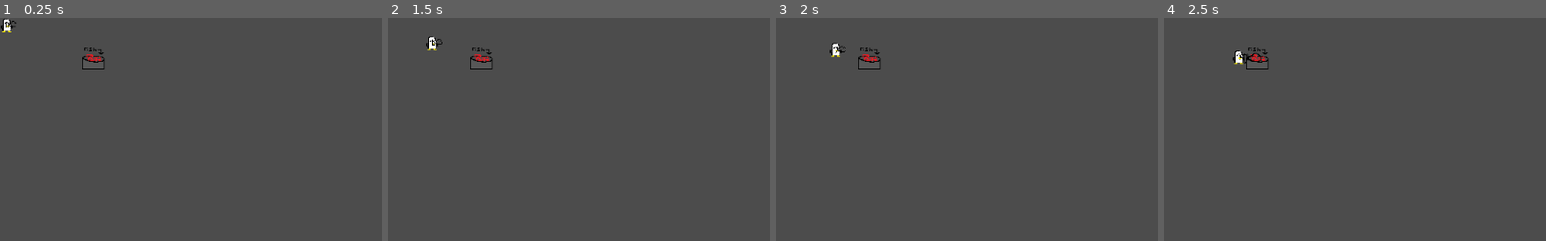
Above: before the commit, frames 1-4 (left to right).
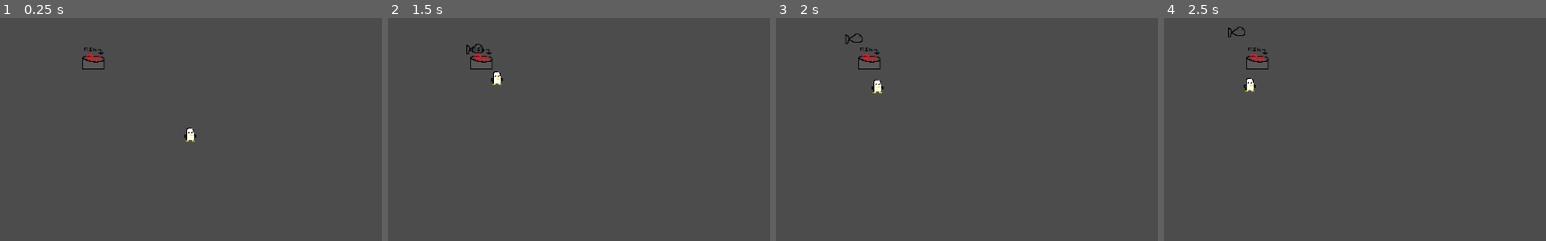
Above: after the commit, the same moments.

Repository: LeftCircle/Penguin-Day-Care
Game: Godot game, scene res://Main.tscn
Same seed, same stepped clock (60 frames per second), same inputs: the game is played once before the commit and once after it.
Inputs:
- Up to frame 1 (0.25 s): no input
- Up to frame 2 (1.5 s): no input
- Up to frame 3 (2 s): no input
- Up to frame 4 (2.5 s): no input
The pictures show only the part of the screen within x 0-50%, y 0-50%; the shares and areas given below are measured in that part.

The runs differ from the first frame. In frame 1, 0.3% of the frame differs, in the area x 0-52%, y 0-56%; in frame 2, 0.3%; in frame 3, 0.4%; in frame 4, 0.4%, in the area x 16-26%, y 3-34%.

Commit message:
pre colab

Diff:
--- a/Characters/Penguin/Penguin.gd
+++ b/Characters/Penguin/Penguin.gd
@@ -1,11 +1,15 @@
 extends KinematicBody2D
 class_name Penguin
 
-export(int, 0, 250) var max_speed = 45
+export(int, 0, 250) var max_wander_speed = 45
+export(int, 0, 250) var max_interest_speed = 120
 export(int, 0, 250) var impulse_speed = 100
+export(int, 0, 10) var max_fish_in_stomach = 3
+
 
 enum {SEARCH, EATING_FISH, KICKING_BALL, FIGHTING, BURSTING, BEING_EATEN}
 
+var fish_in_stomach = 0
 var acceleration = 1000
 var velocity = Vector2.ZERO
 # Points towards where the penguin wants to go
@@ -17,9 +21,13 @@
 
 onready var animations = $AnimationPlayer
 onready var ai = $PenguinAI
+onready var particles = $Particles2D
 
 func _ready():
+	for sprite in $AnimationSprites.get_children():
+		sprite.visible = false
 	add_to_group("Penguin")
+	$DigestionTimer.connect("timeout", self, "_on_digestion_timer_end")
 
 func get_class():
 	return "Penguin"
@@ -41,15 +49,19 @@
 	_move_slide_and_collide()
 
 func _move(delta):
+	var max_speed = max_wander_speed if ai.current_state == ai.states.WANDER else max_interest_speed
 	velocity = velocity.move_toward(looking_vector * max_speed, acceleration * delta)
 	if velocity.length_squared() > pow(max_speed, 2):
 		velocity = velocity.normalized() * max_speed
 	_move_slide_and_collide()
 
+func _diet_manager():
+	pass
+
 func _on_collision_impulse(delta):
 	collision_impulse = collision_impulse.move_toward(Vector2.ZERO, impulse_decay * delta)
 	velocity = collision_impulse
-	move_and_slide(velocity)
+	move_and_slide(velocity, Vector2.ZERO, 4, PI / 4, false)
 
 # Performs the move and slide and looks for specific collisions
 func _move_slide_and_collide() -> void:
@@ -59,10 +71,6 @@
 		#print("I collided with ", collision.collider.name)
 		var collider = collision.collider
 		_on_collision(collider)
-		if collider.get_class() == "Ball":
-			break
-		elif collider.get_class() == "Fish":
-			break
 
 func _on_collision(collider : Object) -> void:
 	if collider.get_class() != "Fish":
@@ -70,17 +78,29 @@
 			apply_impulse()
 	if collider.is_in_group("BucketOfFish"):
 		(collider as BucketOfFish).on_penguin_collision(self)
-	elif collider.is_in_group("Fish"):
-		_on_fish_collision(collider)
 
-func _on_fish_collision(fish):
-	print("Collided with fish " + fish.name)
+func on_fish_collision():
+	print("Collided with fish ")
+	penguin_state = EATING_FISH
+	animations.play("EatingFish")
 
 func apply_impulse():
 	# Applay an impulse opposite +/- 45 degrees from the looking vector
-	var r_degrees = 45 if randi() % 2 == 0 else -45
+	var r_degrees = 65 if randi() % 2 == 0 else -65
 	collision_impulse = -looking_vector.rotated(deg2rad(r_degrees)) * impulse_speed
 	velocity = collision_impulse
 
 func _on_finished_eating_fish():
 	penguin_state = SEARCH
+	fish_in_stomach += 1
+	if fish_in_stomach > max_fish_in_stomach:
+		_eating_too_much_death()
+	ai.after_eating_fish()
+
+func _eating_too_much_death():
+	queue_free()
+
+func _on_digestion_timer_end():
+	print("Digested")
+	fish_in_stomach -= 1
+	fish_in_stomach = max(0, fish_in_stomach)
--- a/Characters/Penguin/Penguin.tscn
+++ b/Characters/Penguin/Penguin.tscn
@@ -107,6 +107,7 @@
 [node name="AnimationSprites" type="Node2D" parent="."]
 
 [node name="FishToEat" type="Sprite" parent="AnimationSprites"]
+visible = false
 position = Vector2( 6, 3 )
 scale = Vector2( 0.6, 0.633333 )
 texture = ExtResource( 4 )
@@ -114,7 +115,13 @@
 [node name="Particles2D" type="Particles2D" parent="."]
 position = Vector2( 3, 4 )
 scale = Vector2( 0.1, 0.1 )
+emitting = false
 lifetime = 0.75
 explosiveness = 0.42
 process_material = SubResource( 4 )
 texture = ExtResource( 4 )
+
+[node name="DigestionTimer" type="Timer" parent="."]
+process_mode = 0
+wait_time = 10.0
+autostart = true
--- a/Characters/Penguin/Scenes/PenguinAI.gd
+++ b/Characters/Penguin/Scenes/PenguinAI.gd
@@ -3,46 +3,123 @@
 
 export(float, 0, 1) var switch_state_chance = 0.05
 export(int, 150, 500) var max_sight = 500
+export(int, 100, 500) var max_wandar_distance = 100
+export(float, 0, 1) var desire_threshold = 0.9
+export(float, 0, 150) var desire_distance = 150
 
 enum states{SWIM, GO_FOR_BUCKET, EAT, BALL, SLIDE, FIGHT, WANDER, N_STATES}
 
 var current_state = states.GO_FOR_BUCKET
 var previous_state = states.WANDER
+var wander_looking_vec : Vector2
 
 var swim : float = 0
 var bucket : float = 0
-var eat : float = 0
-var ball : float = 0
+var eat_desire : float = 0
+var ball_desire : float = 0
 var slide : float = 0
 var fight : float = 0
 var wander : float = 0.1
 
 var desired_object = null
+var wander_position = Vector2.INF
+
+onready var desire_sq_dist = pow(desire_distance, 2)
+onready var half_max_wander = max_wandar_distance / 2
 
 func _init():
 	randomize()
+	wander_looking_vec.x = randf() - 0.5
+	wander_looking_vec.y = randf() - 0.5
+
+func _switch_state(new_state : int) -> void:
+	if new_state != current_state:
+		previous_state = current_state
+		current_state = new_state
 
 func get_looking_vector_and_set_state(current_position : Vector2) -> Vector2:
-	_check_for_state_switch()
+	_check_for_state_switch(current_position)
 	if current_state == states.WANDER:
 		return _on_wandar_state(current_position)
 	elif current_state == states.GO_FOR_BUCKET:
 		return _on_bucket_state(current_position)
 	elif current_state == states.EAT:
 		return _on_eat_state(current_position)
+	else:
+		current_state = states.WANDER
 	return Vector2.ZERO
 
-func _check_for_state_switch():
+func _check_for_state_switch(current_position : Vector2):
 	# See if there is a ball or fish nearby (or check for weight desires?)
-	pass
+	var desired_ball = _get_desired_ball_or_null(current_position)
+	if desired_ball != null:
+		desired_object = desired_ball
+		return
+	var desired_fish = _get_desired_fish_or_null(current_position)
+	if desired_fish != null:
+		#print("Eat desire = ", eat_desire)
+		desired_object = desired_fish
+		_switch_state(states.EAT)
 
-func _on_wandar_state(current_position) -> Vector2:
-	# Could start walking towards areas of interest such as groups of penguins or something
+
+func _get_desired_ball_or_null(current_position : Vector2):
+	var balls = get_tree().get_nodes_in_group("Ball")
+	var closest_ball = null
+	var min_dist_sq = INF
+	ball_desire = 0
+	for ball in balls:
+		var dist_sq = current_position.distance_squared_to(ball.global_position)
+		if dist_sq < 0.1:
+			return ball
+		if dist_sq <= desire_sq_dist:
+			var desire_percent = 1 - (dist_sq / desire_sq_dist)
+			ball_desire += desire_percent
+		if dist_sq < min_dist_sq:
+			closest_ball = ball
+			min_dist_sq = dist_sq
+	if ball_desire > desire_threshold:
+		return closest_ball
+	return null
+
+func _get_desired_fish_or_null(current_position : Vector2):
+	if previous_state == states.GO_FOR_BUCKET or current_state == states.GO_FOR_BUCKET:
+		return null
+	var closest_fish = null
+	var all_fish = get_tree().get_nodes_in_group("Fish")
+	var min_distance_sq = INF
+	eat_desire = 0
+	for fish in all_fish:
+		var dist_sq = current_position.distance_squared_to(fish.global_position)
+		if dist_sq < 0.1:
+			return fish
+		if dist_sq < desire_sq_dist:
+			var desire_percent = 1 - (dist_sq / desire_sq_dist)
+			eat_desire += get_desire(desire_percent)
+		if dist_sq < min_distance_sq:
+			closest_fish = fish
+			min_distance_sq = dist_sq
+	if eat_desire > desire_threshold:
+		return closest_fish
+	return null
+
+func _on_wandar_state(current_position : Vector2) -> Vector2:
 	if randf() < switch_state_chance:
-		# This still allows the penguin to continue to wander
 		current_state = randi() % states.N_STATES
 		previous_state = states.WANDER
-	return Vector2.ZERO
+		wander_position = Vector2.INF
+	if wander_position == Vector2.INF:
+		if randf() < 0.01:
+			wander_position.x = current_position.x + (randi() % max_wandar_distance) - half_max_wander
+			wander_position.y = current_position.y + (randi() % max_wandar_distance) - half_max_wander
+			wander_looking_vec = current_position.direction_to(wander_position)
+			print("Wandering to ", wander_position, " from ", current_position)
+		else:
+			wander_position = current_position
+			wander_looking_vec = Vector2.ZERO
+	if current_position.distance_squared_to(wander_position) < 25:
+		wander_position = Vector2.INF
+		return Vector2.ZERO
+	return wander_looking_vec
 
 func _on_bucket_state(current_position : Vector2) -> Vector2:
 	if desired_object == null:
@@ -59,23 +136,27 @@
 func _on_eat_state(current_position : Vector2) -> Vector2:
 		# If there is food within range, go towards the food. If not, check the previous
 	# state. If previous state is BUCKET, then state == Bucket else Wander
-	var closest_fish = null
-	var all_fish = get_tree().get_nodes_in_group("Fish")
-	var min_distance_sq = INF
-	for fish in all_fish:
-		var distance_sq_to = current_position.distance_squared_to(fish.global_position)
-		if distance_sq_to < min_distance_sq:
-			min_distance_sq = distance_sq_to
-			closest_fish = fish
-	if min_distance_sq <= pow(max_sight, 2):
-		desired_object = closest_fish
+	if desired_object != null and is_instance_valid(desired_object):
+		if desired_object.get_class() == "Fish":
+			return current_position.direction_to(desired_object.global_position)
 	else:
-		if previous_state == states.GO_FOR_BUCKET:
-			current_state = states.GO_FOR_BUCKET
+		var closest_fish = null
+		var all_fish = get_tree().get_nodes_in_group("Fish")
+		var min_distance_sq = INF
+		for fish in all_fish:
+			var distance_sq_to = current_position.distance_squared_to(fish.global_position)
+			if distance_sq_to < min_distance_sq:
+				min_distance_sq = distance_sq_to
+				closest_fish = fish
+		if min_distance_sq <= pow(max_sight, 2):
+			desired_object = closest_fish
 		else:
-			current_state = states.WANDER
-		desired_object = null
-		return Vector2.ZERO
+			if previous_state == states.GO_FOR_BUCKET:
+				current_state = states.GO_FOR_BUCKET
+			else:
+				current_state = states.WANDER
+			desired_object = null
+			return Vector2.ZERO
 	return current_position.direction_to(desired_object.global_position)
 
 func _on_ball(current_position : Vector2) -> Vector2:
@@ -98,3 +179,20 @@
 	if current_state == states.GO_FOR_BUCKET:
 		previous_state = current_state
 		current_state = states.EAT
+		desired_object = null
+		print("Setting state to eat")
+
+func after_eating_fish():
+	if previous_state == states.GO_FOR_BUCKET:
+		current_state = states.GO_FOR_BUCKET
+	else:
+		current_state = states.WANDER
+	desired_object = null
+	previous_state = states.EAT
+
+func get_desire(percent : float):
+	assert(0 < percent and percent <= 1)
+	var desire = (0.1 / percent) - 0.1
+	desire = clamp(desire, 0, 1)
+	#print("Desire = ", desire)
+	return desire
--- a/Main.tscn
+++ b/Main.tscn
@@ -6,6 +6,7 @@
 [node name="Main" type="Node2D"]
 
 [node name="Penguin" parent="." instance=ExtResource( 1 )]
+position = Vector2( 275, 166 )
 
 [node name="BucketOfFish" parent="." instance=ExtResource( 2 )]
 position = Vector2( 125, 59 )
--- a/Map/Objects/BucketOfFish/BucketOfFish.gd
+++ b/Map/Objects/BucketOfFish/BucketOfFish.gd
@@ -3,10 +3,13 @@
 
 export(PackedScene) var fish_scene
 export(int, 0, 100) var fish_spawn_offset = 30
+export(int, 0, 5) var max_fish_spawn = 3
 const remove_after_x_steps = 60
 
 # Only drop a fish if the penguin is not in this list
 var collided_penguins = {}
+
+onready var half_fish_spawn_offset = fish_spawn_offset / 2
 
 func _ready():
 	add_to_group("BucketOfFish")
@@ -27,15 +30,17 @@
 func on_penguin_collision(penguin):
 	if not penguin in collided_penguins:
 		collided_penguins[penguin] = 0
-		_spawn_fish()
+		var n_spawn = (randi() % max_fish_spawn) + 1
+		for i in range(n_spawn):
+			_spawn_fish()
 		penguin.ai.after_bucket_collision()
 	else:
 		return
 
 func _spawn_fish():
 	var new_fish = fish_scene.instance() as Fish
-	var x = (randi() % fish_spawn_offset) - fish_spawn_offset / 2
-	var y = (randi() % fish_spawn_offset) - fish_spawn_offset / 2
+	var x = (randi() % fish_spawn_offset) - half_fish_spawn_offset
+	var y = (randi() % fish_spawn_offset) - half_fish_spawn_offset
 	var random_impulse = Vector2(x, y)
 	new_fish.position = (random_impulse)
 	add_child(new_fish)
--- a/Map/Objects/Fish/Fish.gd
+++ b/Map/Objects/Fish/Fish.gd
@@ -1,5 +1,10 @@
 extends RigidBody2D
 class_name Fish
+
+export(int, 0, 120) var min_lifetime = 45
+export(int, 0, 200) var impulse_force = 50
+
+var alive_frames = 0
 
 func _ready():
 	add_to_group("Fish")
@@ -7,6 +12,22 @@
 func get_class():
 	return "Fish"
 
+func _physics_process(delta):
+	alive_frames += 1
+	var colliding_bodies = get_colliding_bodies()
+	if alive_frames > min_lifetime:
+		for body in colliding_bodies:
+			if body.get_class() == "Penguin":
+				_push_away_from(body)
 
 func _on_Fish_body_entered(body):
-	print("Entered by " + body.get_class())
+	if alive_frames < min_lifetime:
+		_push_away_from(body)
+		return
+	if body.get_class() == "Penguin":
+		queue_free()
+		(body).on_fish_collision()
+
+func _push_away_from(body):
+	var vec = global_position.direction_to(body.global_position)
+	apply_central_impulse(-vec * impulse_force)
--- a/Map/Objects/Fish/Fish.tscn
+++ b/Map/Objects/Fish/Fish.tscn
@@ -10,6 +10,9 @@
 [node name="Fish" type="RigidBody2D"]
 collision_layer = 4
 collision_mask = 7
+contacts_reported = 10
+contact_monitor = true
+linear_damp = 1.0
 script = ExtResource( 2 )
 
 [node name="Sprite" type="Sprite" parent="."]
